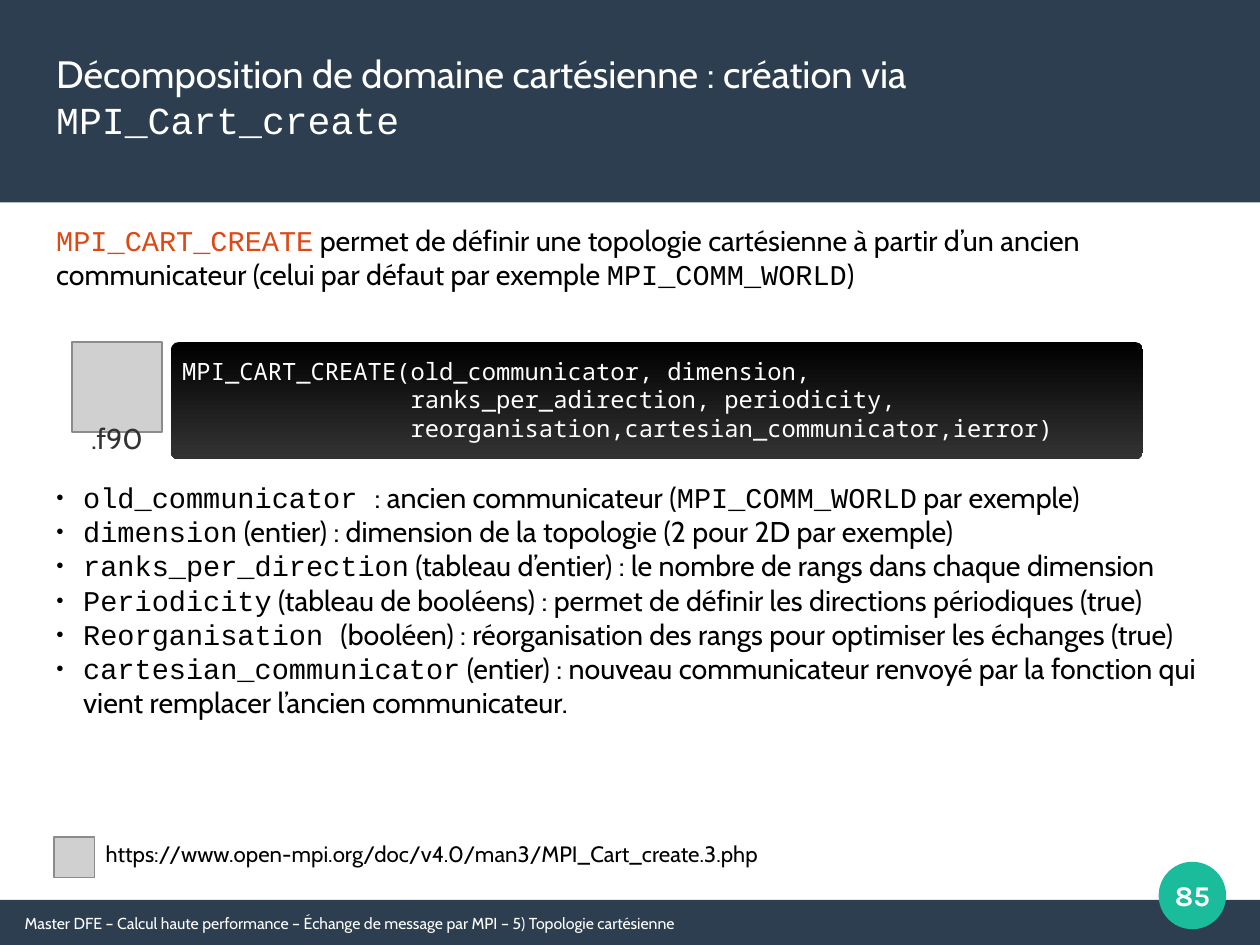
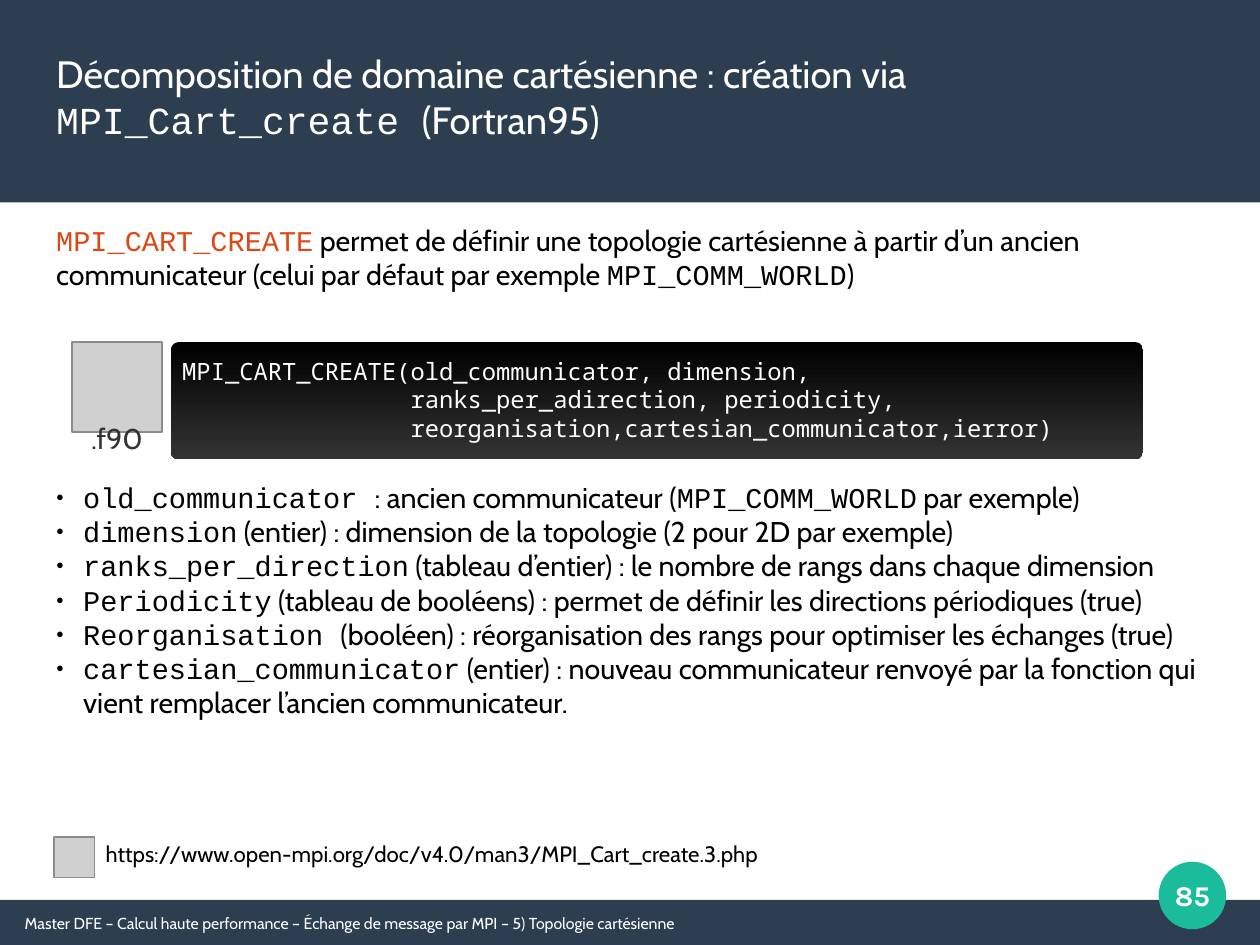
Before and after one commit to Maison-de-la-Simulation/HPC-DFE-Paris-Saclay, a slide deck: slide 85 of support/MPI.odp. Drawn at 1260x945 pixels with LibreOffice and Linux fonts; fonts in the diff are those of the drawing; grey boxes stand for pictures. Boxes give left, top, right and bottom in pixels: in the first picture for what was removed or moved away, otherwise in the second. Text is boxed around its words. In the diff, an @@ line names an element or a change of style, - is before the commit and + after.

```diff
--- a/support/MPI.odp
+++ b/support/MPI.odp
@@ text at (x1=56, y1=59, x2=906, y2=139): text changed @@
-Décomposition de domaine cartésienne : création via MPI_Cart_create
+Décomposition de domaine cartésienne : création via MPI_Cart_create (Fortran95)
```
Also in this commit, not shown: 8 other slides changed, 6 slides added, 1 slide removed, 4 other files.
